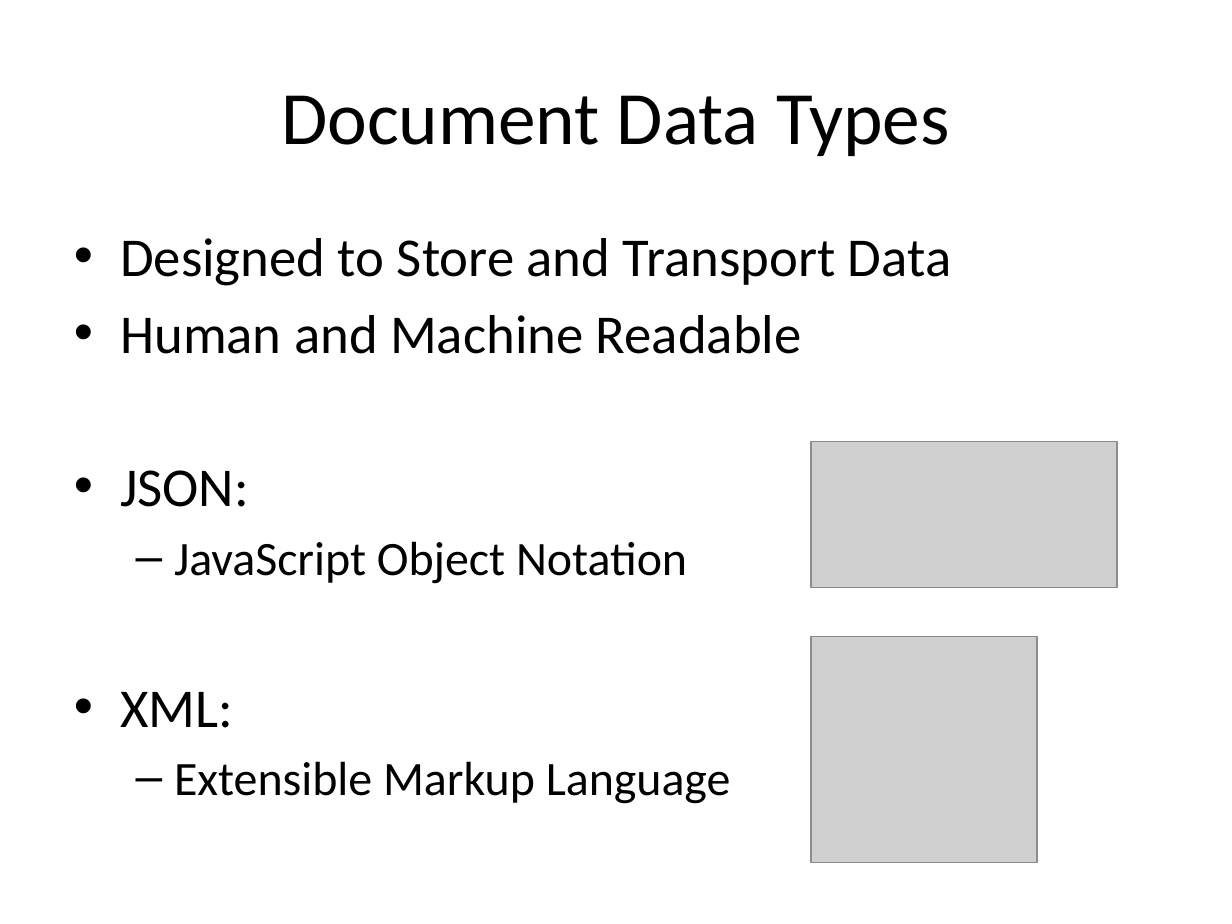
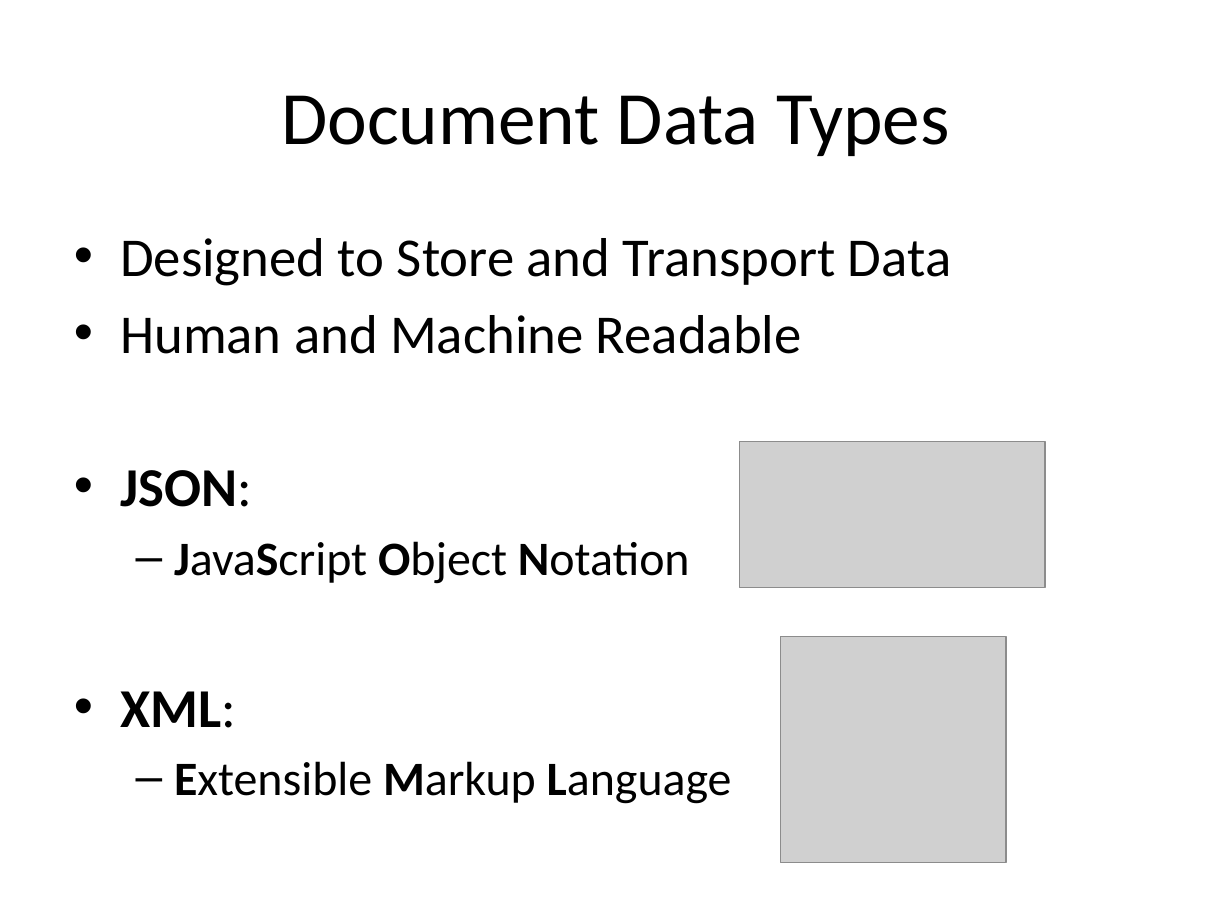
Before and after one commit to UUDeCART/NoSQL, a slide deck: slide 11 of NoSQL.pptx (slide 10 before the commit). Drawn at 1232x924 pixels with LibreOffice and Linux fonts; fonts in the diff are those of the drawing; grey boxes stand for pictures. Boxes give left, top, right and bottom in pixels: in the first picture for what was removed or moved away, otherwise in the second. Text is boxed around its words. In the diff, an @@ line names an element or a change of style, - is before the commit and + after.

```diff
--- a/NoSQL.pptx
+++ b/NoSQL.pptx
@@ picture moved from (x1=811, y1=441, x2=1116, y2=588) to (x1=739, y1=441, x2=1045, y2=588) @@
@@ text at (x1=120, y1=470, x2=732, y2=804): bold on in "JSON:", "JavaScript Object Notation", "XML:", "Extensible Markup Language" @@
@@ picture moved from (x1=811, y1=637, x2=1036, y2=862) to (x1=780, y1=637, x2=1005, y2=862) @@
```
Also in this commit, not shown: 9 other slides changed, 1 slide added.
